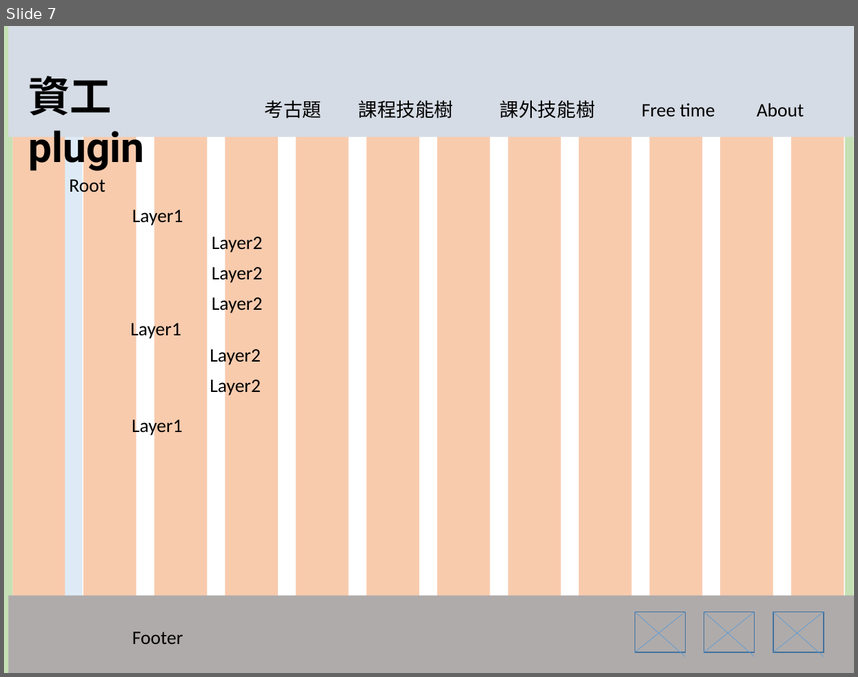
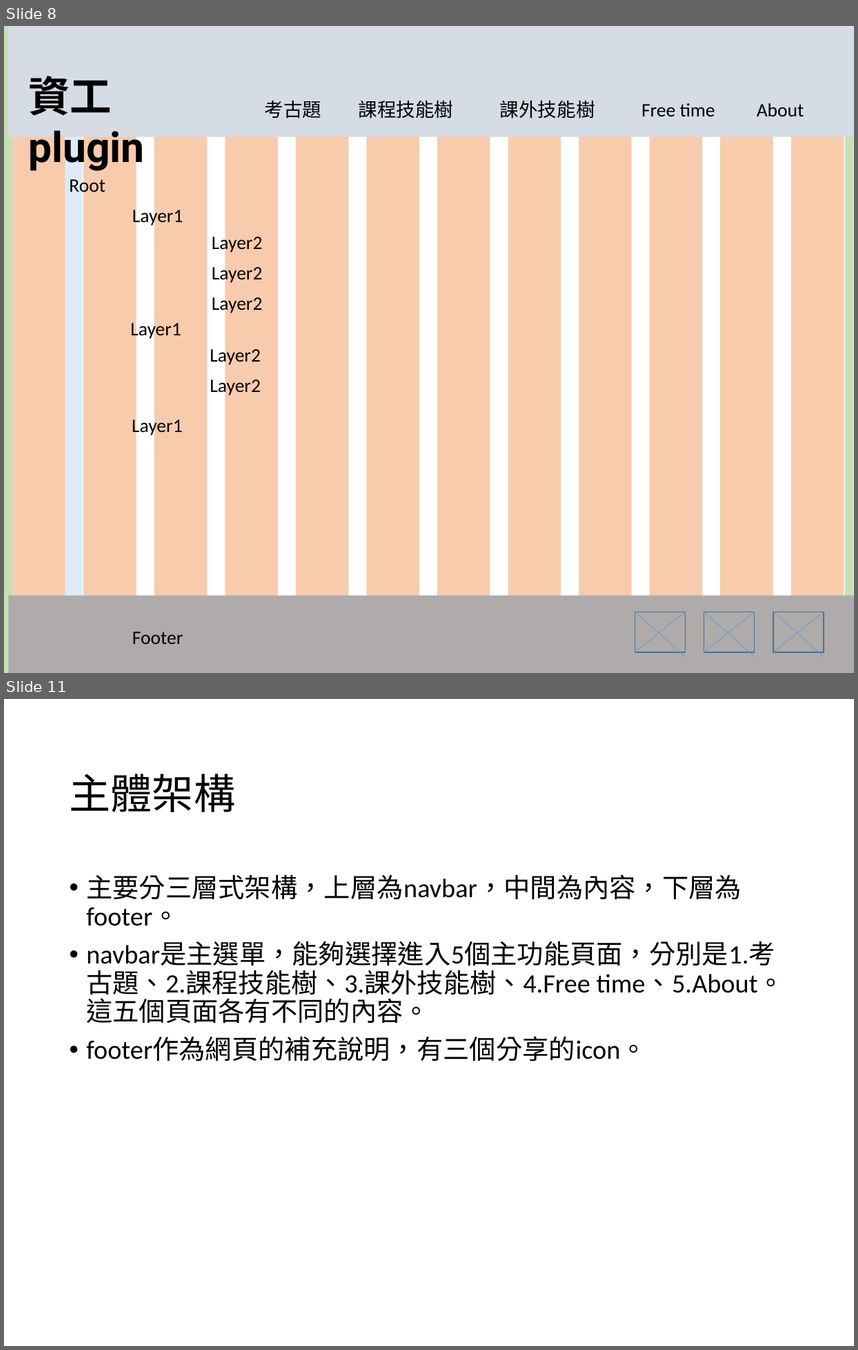
Before and after one commit to sean60706/web_teamwork, a slide deck: 線框圖/框線圖_考古題+技能樹.pptx. Shown one above the other, each under a label of ours: slide 7 before the commit, slides 8 and 11 after it; the slides between them are not shown. The pictures are 858x677 and 858x1350 pixels, drawn with LibreOffice and Linux fonts; fonts in the diff are those of the drawing. Boxes give left, top, right and bottom in pixels: in the first picture for what was removed or moved away, otherwise in the second. Text is boxed around its words. In the diff, an @@ line names an element or a change of style, - is before the commit and + after.

```diff
--- a/線框圖/框線圖_考古題+技能樹.pptx
+++ b/線框圖/框線圖_考古題+技能樹.pptx
@@ slide 11 added at (4, 699, 854, 1346), background #FFFFFF @@
@@ title added at (70, 774, 236, 812), 43.8 pt, text #000000 @@
+主體架構
@@ text added at (86, 874, 785, 1061), 27.9 pt, text #000000 @@
+• 主要分三層式架構，上層為navbar，中間為內容，下層為footer。
+• navbar是主選單，能夠選擇進入5個主功能頁面，分別是1.考古題、2.課程技能樹、3.課外技能樹、4.Free time、5.About。這五個頁面各有不同的內容。
+• footer作為網頁的補充說明，有三個分享的icon。
@@ what was slide 7 is now slide 8 @@
```
Also in this commit, not shown: 2 slides changed, 4 other slides added.
